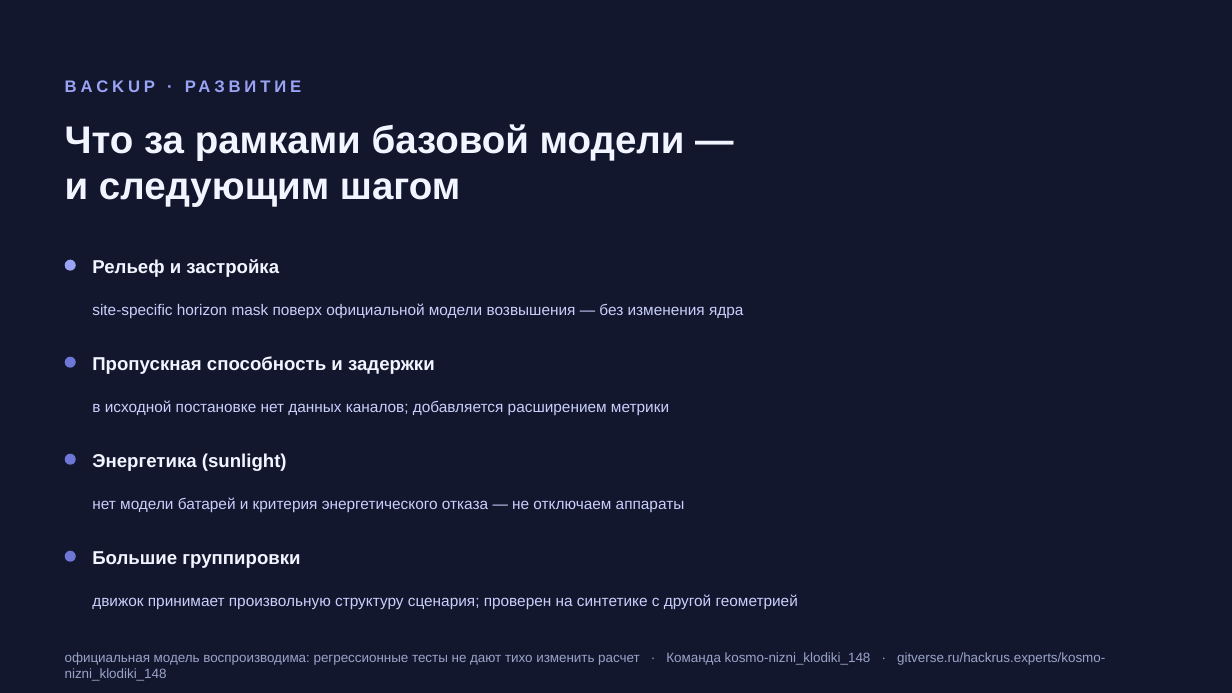
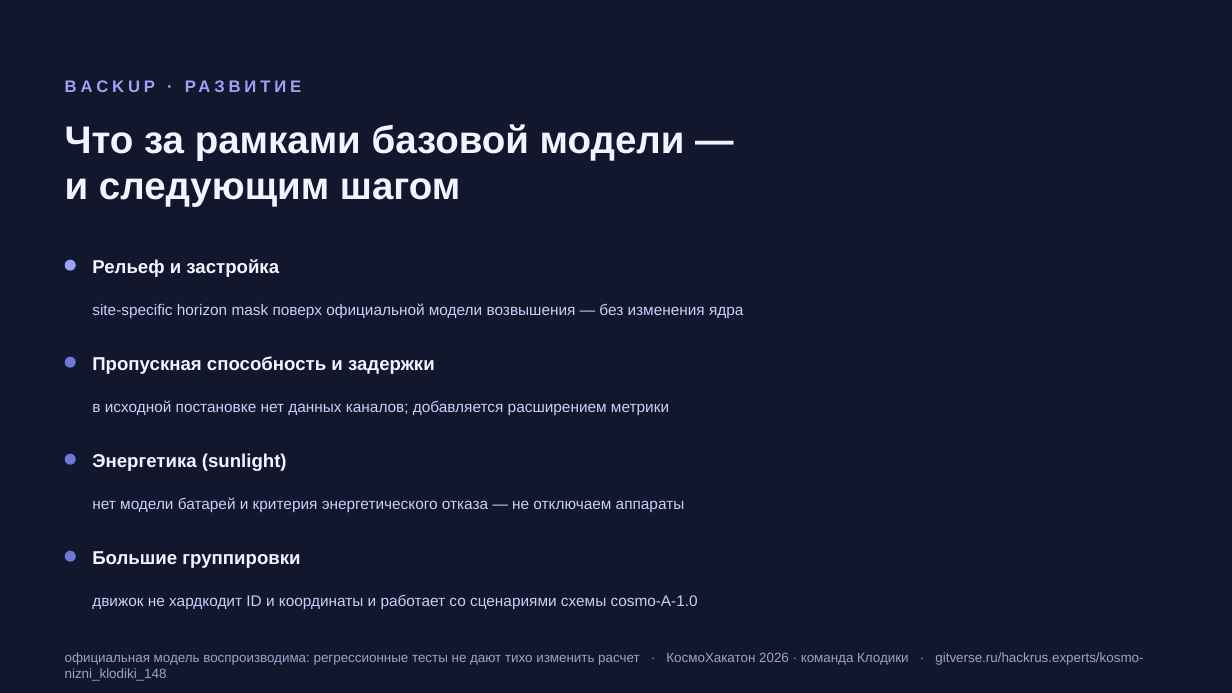
Before and after one commit to ivergit88/cosmohak, a slide deck: slide 12 of presentation/kosmo-nizni_klodiki_148_live.pptx. Drawn at 1232x693 pixels with LibreOffice and Linux fonts; fonts in the diff are those of the drawing. Boxes give left, top, right and bottom in pixels: in the first picture for what was removed or moved away, otherwise in the second. Text is boxed around its words. In the diff, an @@ line names an element or a change of style, - is before the commit and + after.

```diff
--- a/presentation/kosmo-nizni_klodiki_148_live.pptx
+++ b/presentation/kosmo-nizni_klodiki_148_live.pptx
@@ text at (x1=92, y1=595, x2=698, y2=609): text changed @@
-движок принимает произвольную структуру сценария; проверен на синтетике с другой геометрией
+движок не хардкодит ID и координаты и работает со сценариями схемы cosmo-A-1.0
@@ text at (x1=65, y1=652, x2=1143, y2=681): text changed @@
-официальная модель воспроизводима: регрессионные тесты не дают тихо изменить расчет · Команда kosmo-nizni_klodiki_148 · gitverse.ru/hackrus.experts/kosmo-nizni_klodiki_148
+официальная модель воспроизводима: регрессионные тесты не дают тихо изменить расчет · КосмоХакатон 2026 · команда Клодики · gitverse.ru/hackrus.experts/kosmo-nizni_klodiki_148
```
Also in this commit, not shown: 10 other slides changed, 11 other files.
